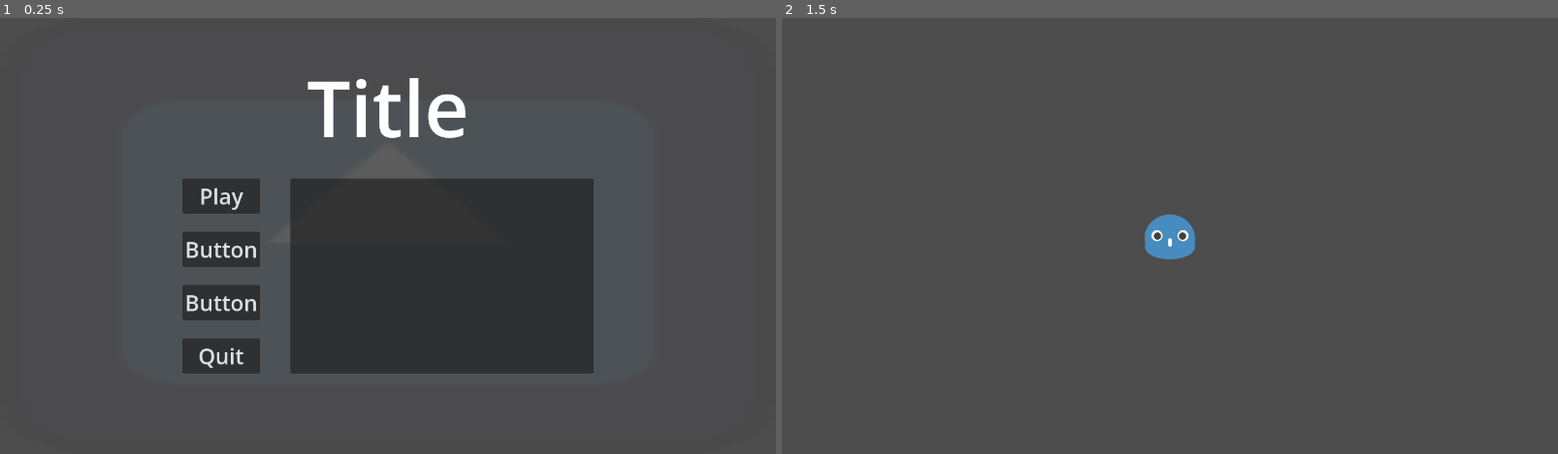
Above: before the commit, frames 1-2 (left to right).
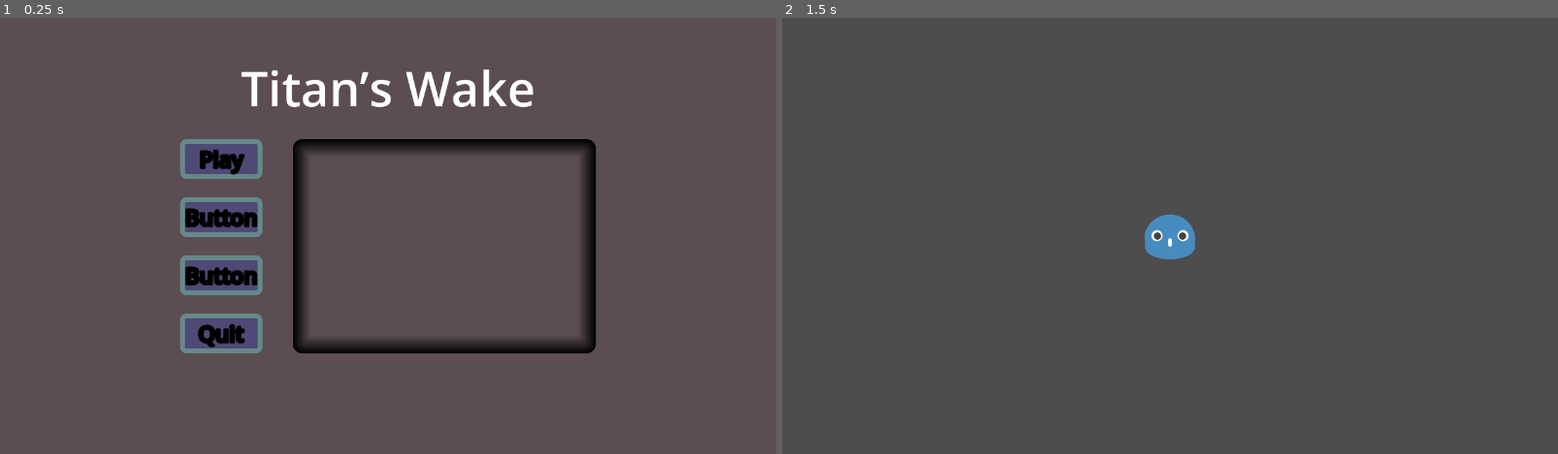
Above: after the commit, the same moments.

Repository: Sai-11011/godot-game-jam
Game: Godot game, scene res://Scenes/start_ui.tscn
Same seed, same stepped clock (60 frames per second), same inputs: the game is played once before the commit and once after it. The engine's default icon, where the game draws it, is replaced by a stand-in: a white triangle on a blue panel in a dark square.
Inputs:
- Up to frame 1 (0.25 s): no input
- Up to frame 2 (1.5 s): click "Play" at 0.5 s; tap Enter at 1.25 s

The runs differ from the first frame. In frame 1, 25% of the frame differs, in the area x 23-77%, y 11-82%; in frame 2, nothing differs.

Commit message:
Theme generated.

Diff:
--- a/Scenes/start_ui.tscn
+++ b/Scenes/start_ui.tscn
@@ -2,6 +2,20 @@
 
 [ext_resource type="Script" uid="uid://bhwqypk7n8utc" path="res://Scripts/start_ui.gd" id="1_8k21b"]
 [ext_resource type="Texture2D" uid="uid://bycb0tn4lmn3d" path="res://icon.svg" id="1_hs70x"]
+[ext_resource type="Theme" uid="uid://bmun2ysgx4il8" path="res://Themes/Button.tres" id="3_avrgi"]
+
+[sub_resource type="StyleBoxFlat" id="StyleBoxFlat_wfxj5"]
+draw_center = false
+border_width_left = 30
+border_width_top = 30
+border_width_right = 30
+border_width_bottom = 30
+border_color = Color(0, 0, 0, 1)
+border_blend = true
+corner_radius_top_left = 15
+corner_radius_top_right = 15
+corner_radius_bottom_right = 15
+corner_radius_bottom_left = 15
 
 [node name="StartUI" type="Control" unique_id=523426118]
 layout_mode = 3
@@ -13,7 +27,7 @@
 script = ExtResource("1_8k21b")
 
 [node name="TextureRect" type="TextureRect" parent="." unique_id=1049389023]
-self_modulate = Color(1, 1, 1, 0.08627451)
+self_modulate = Color(1, 1, 1, 0)
 layout_mode = 1
 anchors_preset = 15
 anchor_right = 1.0
@@ -21,6 +35,15 @@
 grow_horizontal = 2
 grow_vertical = 2
 texture = ExtResource("1_hs70x")
+
+[node name="ColorRect" type="ColorRect" parent="." unique_id=83767390]
+layout_mode = 1
+anchors_preset = 15
+anchor_right = 1.0
+anchor_bottom = 1.0
+grow_horizontal = 2
+grow_vertical = 2
+color = Color(0.35686275, 0.3019608, 0.31764707, 1)
 
 [node name="MarginContainer" type="MarginContainer" parent="." unique_id=1640333222]
 layout_mode = 1
@@ -41,8 +64,8 @@
 [node name="Label" type="Label" parent="MarginContainer/VBoxContainer" unique_id=117798941]
 layout_mode = 2
 size_flags_vertical = 0
-theme_override_font_sizes/font_size = 128
-text = "Title"
+theme_override_font_sizes/font_size = 80
+text = "Titan’s Wake"
 horizontal_alignment = 1
 vertical_alignment = 1
 
@@ -58,28 +81,31 @@
 
 [node name="Play" type="Button" parent="MarginContainer/VBoxContainer/HBoxContainer/VBoxContainer" unique_id=1478888576]
 layout_mode = 2
-theme_override_font_sizes/font_size = 36
+theme = ExtResource("3_avrgi")
 text = "Play"
 
 [node name="Button2" type="Button" parent="MarginContainer/VBoxContainer/HBoxContainer/VBoxContainer" unique_id=3359453]
 layout_mode = 2
-theme_override_font_sizes/font_size = 36
+theme = ExtResource("3_avrgi")
 text = "Button"
 
 [node name="Button3" type="Button" parent="MarginContainer/VBoxContainer/HBoxContainer/VBoxContainer" unique_id=1280320549]
 layout_mode = 2
+theme = ExtResource("3_avrgi")
 theme_override_font_sizes/font_size = 36
 text = "Button"
 
 [node name="Quit" type="Button" parent="MarginContainer/VBoxContainer/HBoxContainer/VBoxContainer" unique_id=1988123475]
 layout_mode = 2
-theme_override_font_sizes/font_size = 36
+theme = ExtResource("3_avrgi")
 text = "Quit"
 
 [node name="PanelContainer" type="PanelContainer" parent="MarginContainer/VBoxContainer/HBoxContainer" unique_id=2104311988]
+process_mode = 3
 custom_minimum_size = Vector2(500, 0)
 layout_mode = 2
 size_flags_horizontal = 10
+theme_override_styles/panel = SubResource("StyleBoxFlat_wfxj5")
 
 [connection signal="pressed" from="MarginContainer/VBoxContainer/HBoxContainer/VBoxContainer/Play" to="." method="_on_play_pressed"]
 [connection signal="pressed" from="MarginContainer/VBoxContainer/HBoxContainer/VBoxContainer/Quit" to="." method="_on_quit_pressed"]
--- /dev/null
+++ b/Themes/Button.tres
@@ -0,0 +1,49 @@
+[gd_resource type="Theme" format=3 uid="uid://bmun2ysgx4il8"]
+
+[sub_resource type="StyleBoxFlat" id="StyleBoxFlat_og88e"]
+bg_color = Color(0.2387509, 0.2185288, 0.36093053, 1)
+border_width_left = 10
+border_width_top = 10
+border_width_right = 10
+border_width_bottom = 10
+border_color = Color(0.4, 0.5372549, 0.5411765, 1)
+
+[sub_resource type="StyleBoxFlat" id="StyleBoxFlat_3uj03"]
+bg_color = Color(0.14944324, 0.13545433, 0.2352007, 1)
+border_width_left = 10
+border_width_top = 10
+border_width_right = 10
+border_width_bottom = 10
+border_color = Color(0.22737435, 0.32430348, 0.32715678, 1)
+
+[sub_resource type="StyleBoxFlat" id="StyleBoxFlat_xl6ml"]
+bg_color = Color(0.30980393, 0.28627452, 0.45882353, 1)
+border_width_left = 8
+border_width_top = 8
+border_width_right = 8
+border_width_bottom = 8
+border_color = Color(0.4, 0.5372549, 0.5411765, 1)
+corner_radius_top_left = 10
+corner_radius_top_right = 10
+corner_radius_bottom_right = 10
+corner_radius_bottom_left = 10
+
+[sub_resource type="StyleBoxFlat" id="StyleBoxFlat_akos5"]
+bg_color = Color(0.43040103, 0.40360484, 0.61148375, 1)
+border_width_left = 10
+border_width_top = 10
+border_width_right = 10
+border_width_bottom = 10
+border_color = Color(0.46145248, 0.6049692, 0.6089904, 1)
+
+[resource]
+Button/colors/font_color = Color(0, 0, 0, 1)
+Button/colors/font_focus_color = Color(0, 0, 0, 1)
+Button/colors/font_hover_color = Color(1, 1, 1, 1)
+Button/colors/font_pressed_color = Color(0, 0, 0, 1)
+Button/constants/outline_size = 10
+Button/font_sizes/font_size = 36
+Button/styles/focus = SubResource("StyleBoxFlat_og88e")
+Button/styles/hover = SubResource("StyleBoxFlat_3uj03")
+Button/styles/normal = SubResource("StyleBoxFlat_xl6ml")
+Button/styles/pressed = SubResource("StyleBoxFlat_akos5")
Renamed: player.svg -> PlaceHolders/player.svg
Renamed: player.svg.import -> PlaceHolders/player.svg.import
